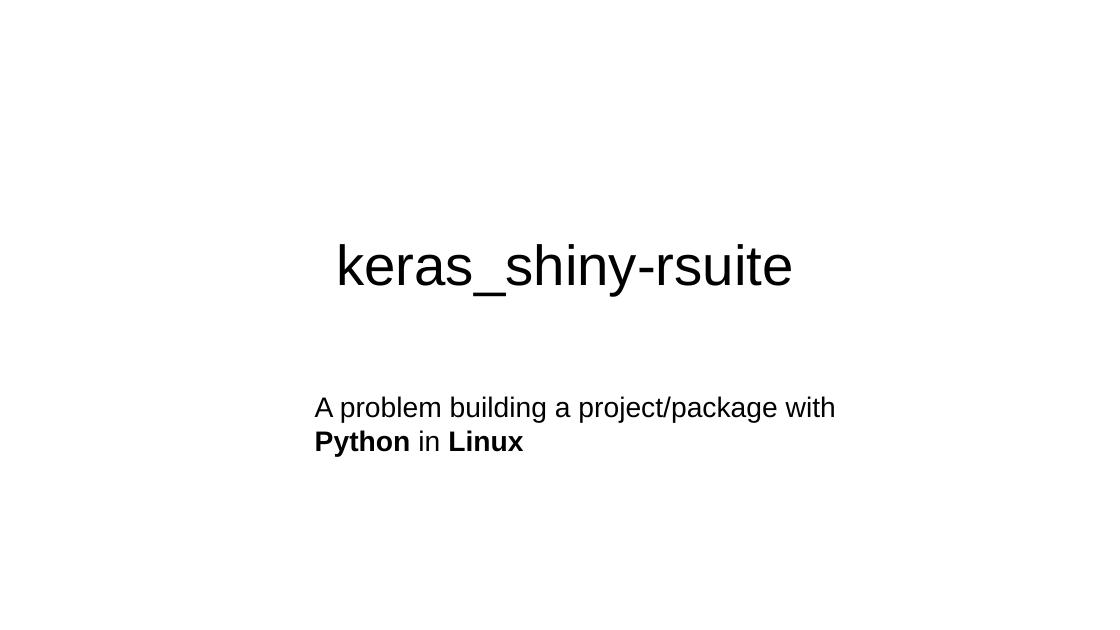
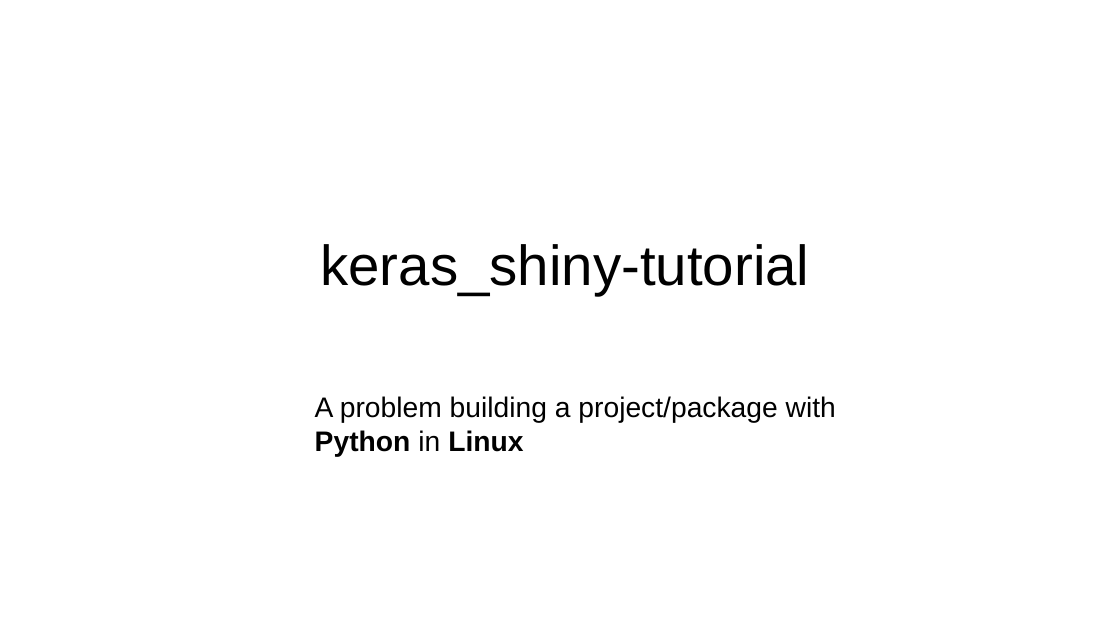
Before and after one commit to f0nzie/keras_and_shiny-tutorial, a slide deck: slide 1 of keras_shiny-rsuite_sysreqs_python_linux.odp. Drawn at 1120x630 pixels with LibreOffice and Linux fonts; fonts in the diff are those of the drawing. Boxes give left, top, right and bottom in pixels: in the first picture for what was removed or moved away, otherwise in the second. Text is boxed around its words. In the diff, an @@ line names an element or a change of style, - is before the commit and + after.

```diff
--- a/keras_shiny-rsuite_sysreqs_python_linux.odp
+++ b/keras_shiny-rsuite_sysreqs_python_linux.odp
@@ subtitle at [320,244,809,295]: text changed @@
-keras_shiny-rsuite
+keras_shiny-tutorial
```
Also in this commit, not shown: 5 other slides changed.
